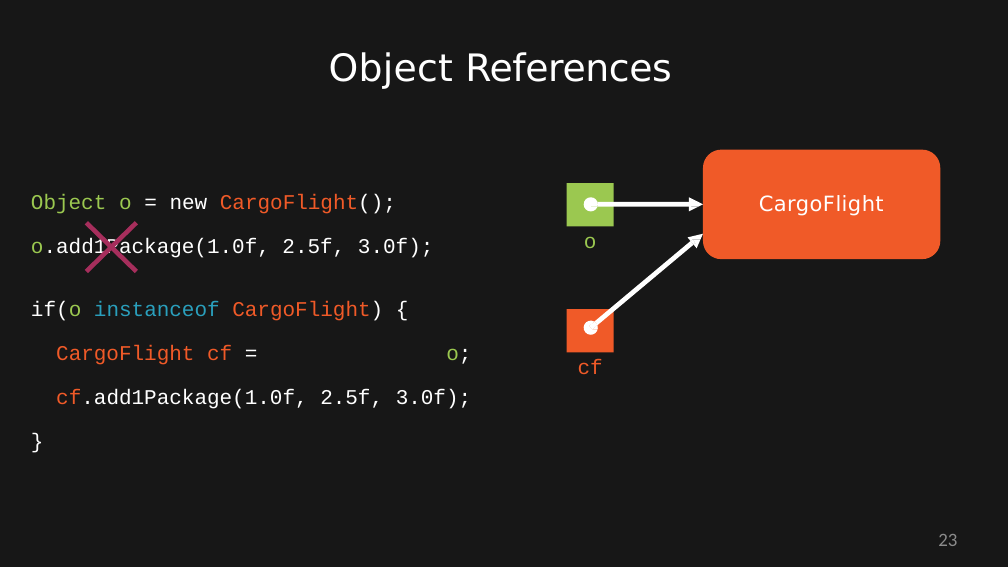
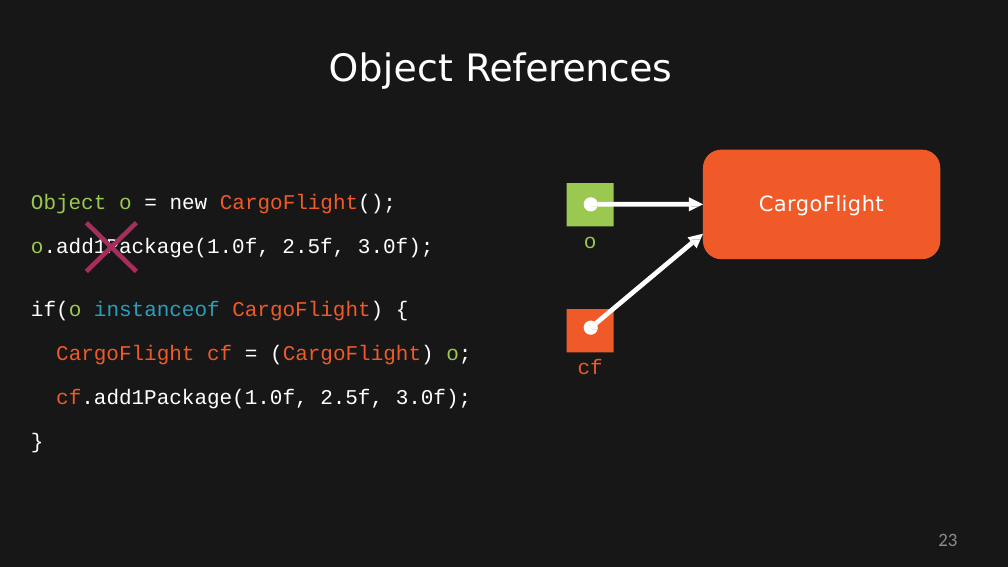
Before and after one commit to StevenJoseph19/JR-31, a slide deck: slide 23 of 1. Core Java 8/Day 4/Slides/6. Class Inheritance/class-inheritance-slides.pptx. Drawn at 1008x567 pixels with LibreOffice and Linux fonts; fonts in the diff are those of the drawing; background and template pictures are left out. Boxes give left, top, right and bottom in pixels: in the first picture for what was removed or moved away, otherwise in the second. Text is boxed around its words. In the diff, an @@ line names an element or a change of style, - is before the commit and + after.

```diff
--- a/1. Core Java 8/Day 4/Slides/6. Class Inheritance/class-inheritance-slides.pptx
+++ b/1. Core Java 8/Day 4/Slides/6. Class Inheritance/class-inheritance-slides.pptx
@@ freeform shape removed at (x1=268, y1=340, x2=436, y2=367) @@
```
Also in this commit, not shown: 32 other files.
